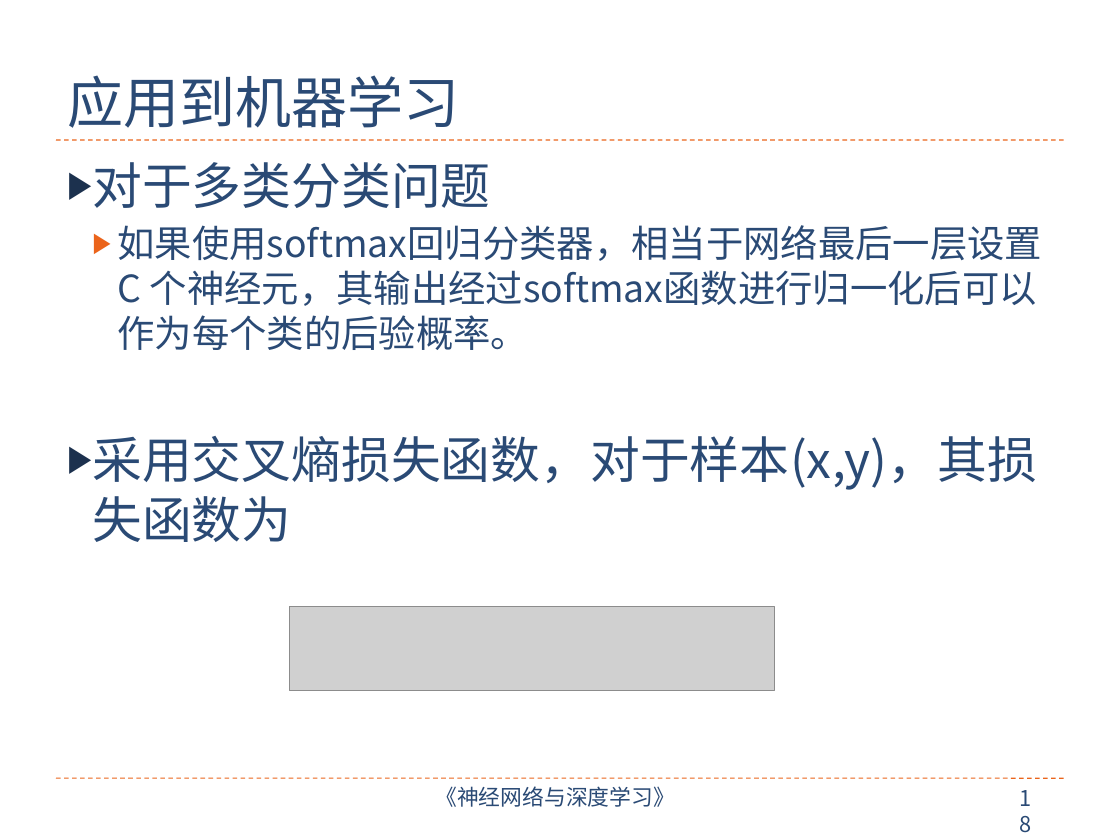
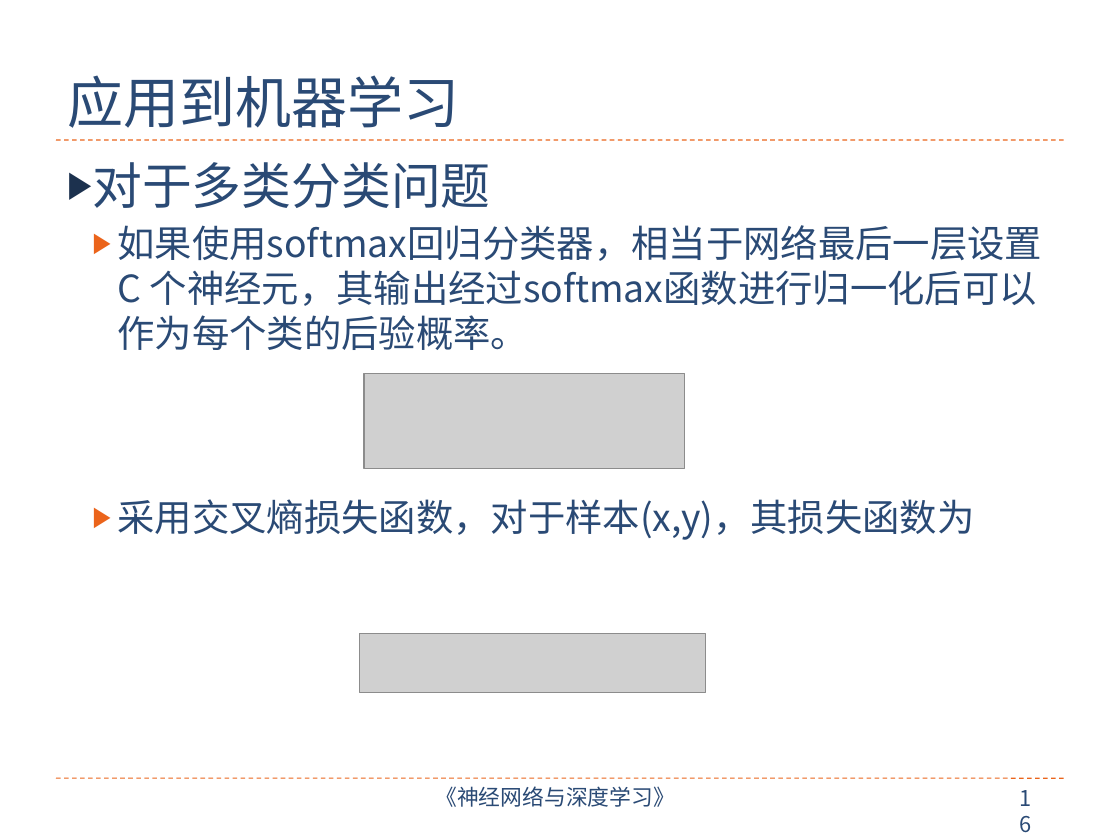
Before and after one commit to nndl/nndl.github.io, a slide deck: slide 16 of ppt/chap-前馈神经网络.pptx (slide 18 before the commit). Drawn at 1120x840 pixels with LibreOffice and Linux fonts; fonts in the diff are those of the drawing; grey boxes stand for pictures. Boxes give left, top, right and bottom in pixels: in the first picture for what was removed or moved away, otherwise in the second. Text is boxed around its words. In the diff, an @@ line names an element or a change of style, - is before the commit and + after.

```diff
--- a/ppt/chap-前馈神经网络.pptx
+++ b/ppt/chap-前馈神经网络.pptx
@@ picture added at <box>364,373,685,468</box> @@
@@ text at <box>118,499,975,540</box>: size 32 to 24 pt in "采用交叉熵损失函数，对于样本(x,y)，其损失函数为"; list level 1 to 2 in "采用交叉熵损失函数，对于样本(x,y)，其损失函数为"; bullet colour #1C314E to #EB641B @@
@@ picture removed at <box>289,607,774,691</box> @@
@@ picture added at <box>360,634,706,693</box> @@
@@ page number at <box>1008,780,1054,818</box>: text changed @@
-18
+16
```
Also in this commit, not shown: 10 other slides changed, 3 slides added, 4 slides removed.
